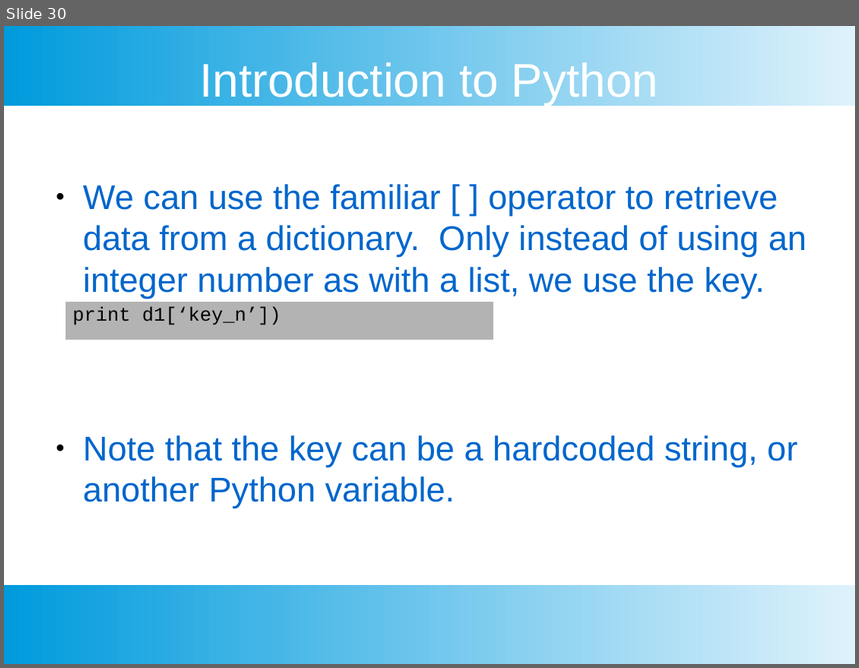
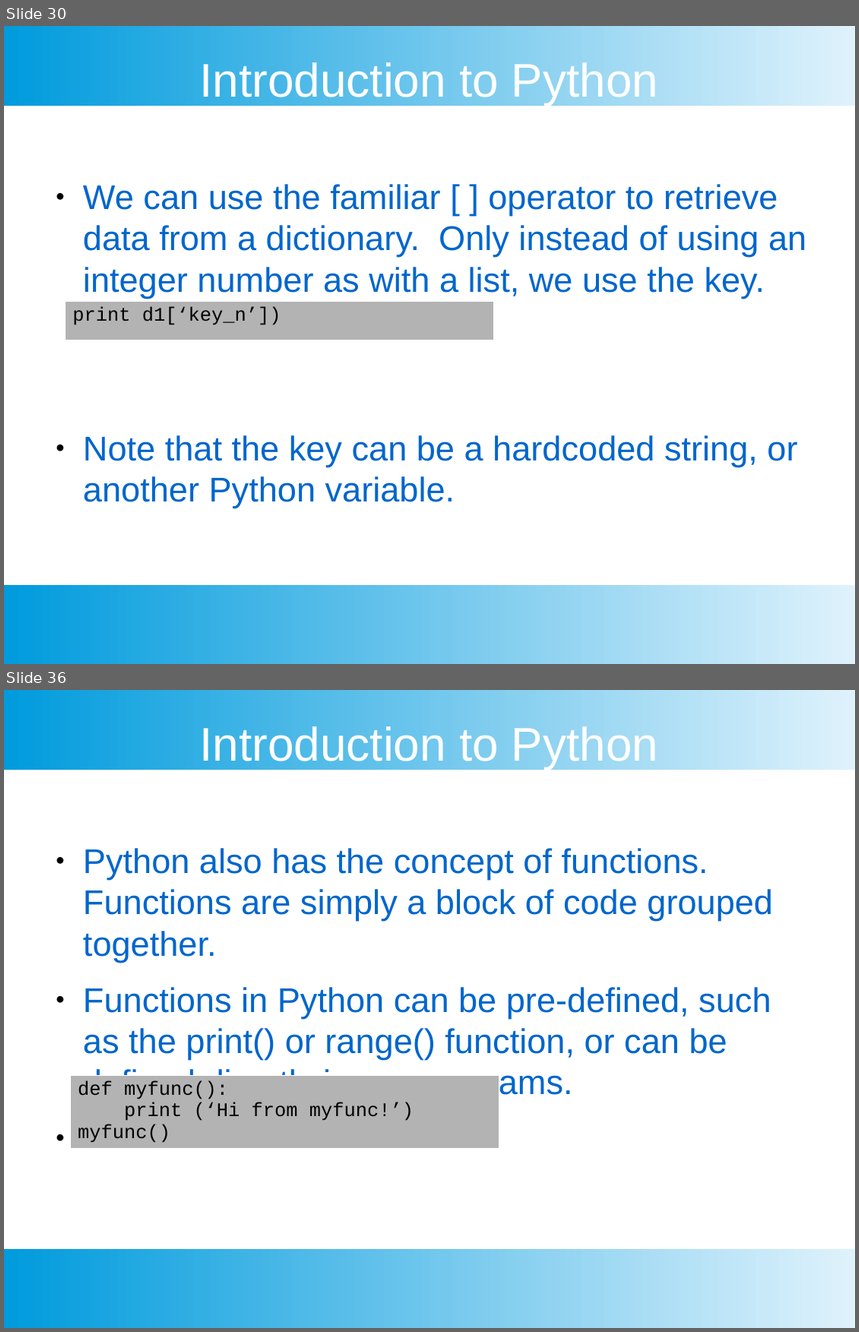
Before and after one commit to chankeypathak/CitiDataScience, a slide deck: docs/Module 1.pptx. Shown one above the other, each under a label of ours: slide 30 before the commit, slides 30 and 36 after it; the slides between them are not shown. The pictures are 859x668 and 859x1332 pixels, drawn with LibreOffice and Linux fonts; fonts in the diff are those of the drawing. Boxes give left, top, right and bottom in pixels: in the first picture for what was removed or moved away, otherwise in the second. Text is boxed around its words. In the diff, an @@ line names an element or a change of style, - is before the commit and + after.

```diff
--- a/docs/Module 1.pptx
+++ b/docs/Module 1.pptx
@@ slide 36 added at (x1=4, y1=690, x2=855, y2=1328), background #FFFFFF; not listed: 2 template elements that a slide beside it also shows @@
@@ text added at (x1=200, y1=723, x2=658, y2=770), 44 pt, text #FFFFFF @@
+Introduction to Python
@@ text added at (x1=83, y1=848, x2=773, y2=1101), 32 pt, text #0066CC @@
+● Python also has the concept of functions. Functions are simply a block of code grouped together.
+● Functions in Python can be pre-defined, such as the print() or range() function, or can be defined directly in our programs.
@@ table added at (x1=70, y1=1075, x2=499, y2=1146), 1 rows, 1 columns @@
+def myfunc(): / print (‘Hi from myfunc!’) / myfunc()
```
Also in this commit, not shown: 9 other slides added, 1 other file.
